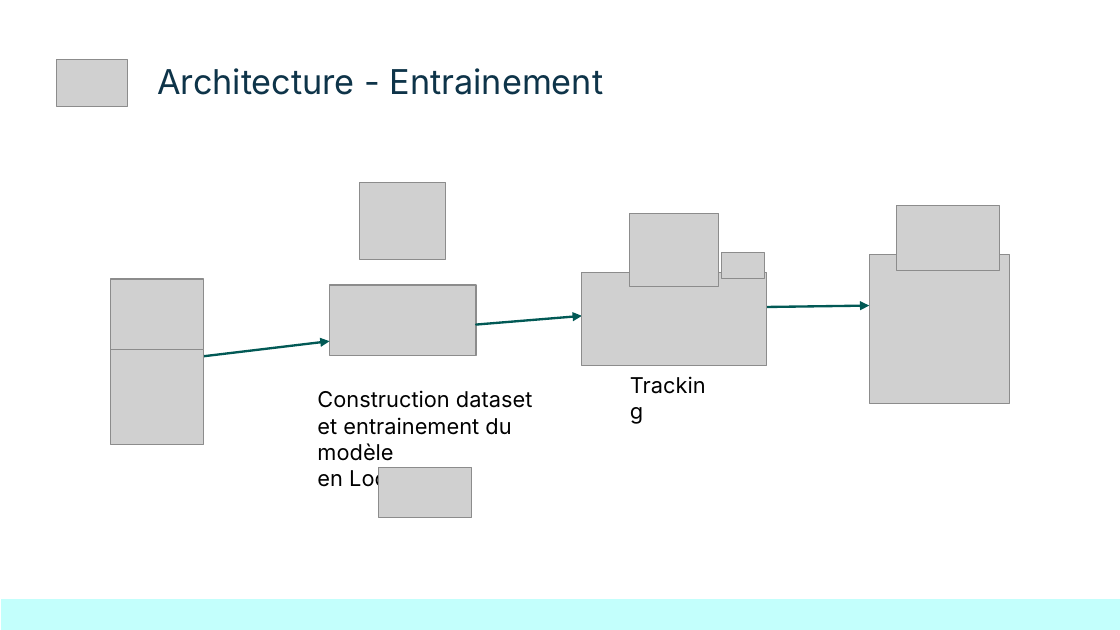
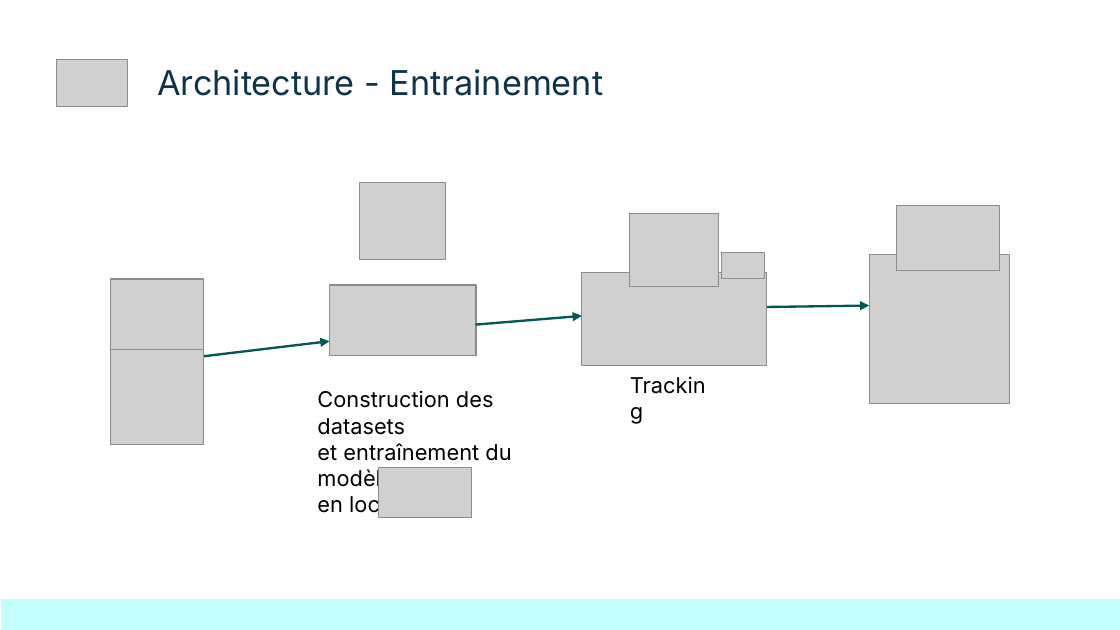
Before and after one commit to kinpintouche-star/football-predictor, a slide deck: slide 9 of docs/FootballPredictorDemoDay20260803.pptx. Drawn at 1120x630 pixels with LibreOffice and Linux fonts; fonts in the diff are those of the drawing; grey boxes stand for pictures; background and template pictures are left out. Boxes give left, top, right and bottom in pixels: in the first picture for what was removed or moved away, otherwise in the second. Text is boxed around its words. In the diff, an @@ line names an element or a change of style, - is before the commit and + after.

```diff
--- a/docs/FootballPredictorDemoDay20260803.pptx
+++ b/docs/FootballPredictorDemoDay20260803.pptx
@@ text at <box>317,390,511,517</box>: text changed @@
-Construction dataset
-et entrainement du modèle
-en Local
+Construction des datasets
+et entraînement du modèle
+en local
```
Also in this commit, not shown: 12 other slides changed.
